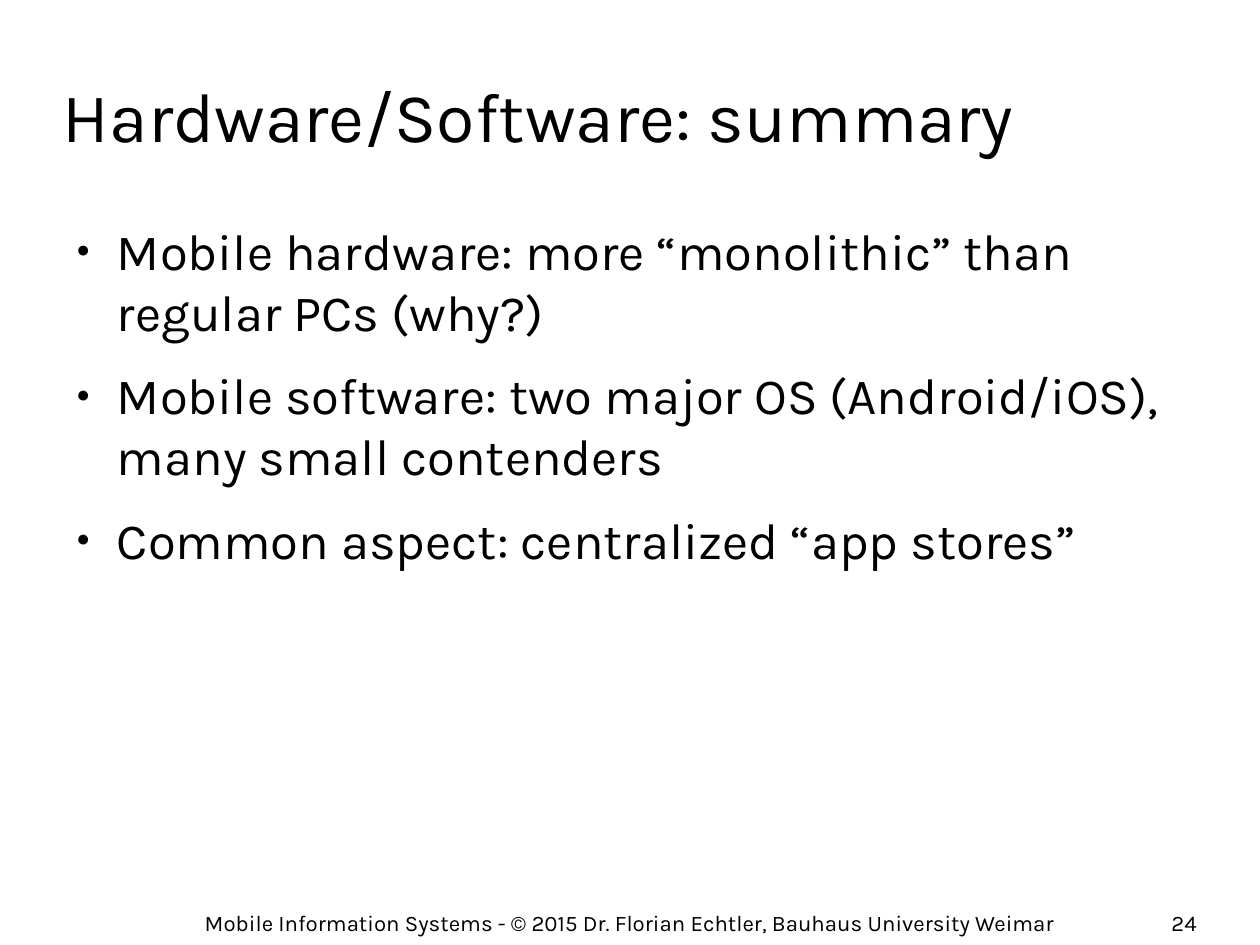
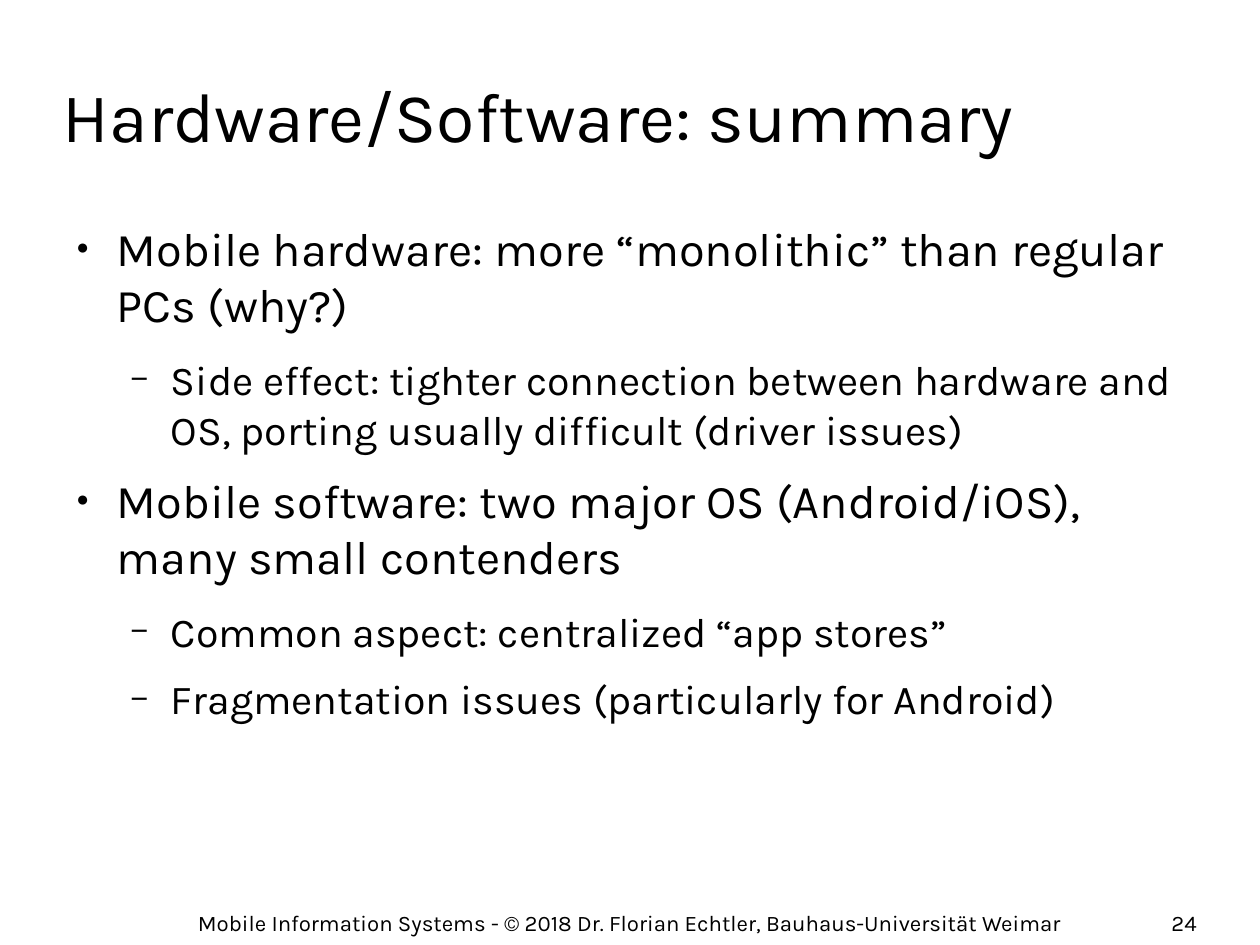
Before and after one commit to floe/mobile-information-systems, a slide deck: slide 24 of 01-introduction-basics.odp. Drawn at 1260x945 pixels with LibreOffice and Linux fonts; fonts in the diff are those of the drawing; background and template pictures are left out. Boxes give left, top, right and bottom in pixels: in the first picture for what was removed or moved away, otherwise in the second. Text is boxed around its words. In the diff, an @@ line names an element or a change of style, - is before the commit and + after.

```diff
--- a/01-introduction-basics.odp
+++ b/01-introduction-basics.odp
@@ text at (117, 233, 1163, 657): size 32 to 29.6 pt in "Mobile hardware: more “monolithic” than regular PCs ...", "Mobile software: two major OS (Android/iOS), many ..."; size 32 to 25.9 pt in "Common aspect: centralized “app stores”"; bullet ● to −; list level 1 to 2 in "Common aspect: centralized “app stores”" @@
@@ text at (171, 366, 1171, 455): paragraph added @@
+  − Side effect: tighter connection between hardware and OS, porting usually difficult (driver issues)
@@ text at (171, 684, 1055, 724): paragraph added @@
+  − Fragmentation issues (particularly for Android)
@@ text at (198, 915, 1060, 937): text changed @@
-Mobile Information Systems - © 2015 Dr. Florian Echtler, Bauhaus University Weimar
+Mobile Information Systems - © 2018 Dr. Florian Echtler, Bauhaus-Universität Weimar
```
Also in this commit, not shown: 31 other slides changed, 1 slide added, 1 slide removed, 2 other files.
